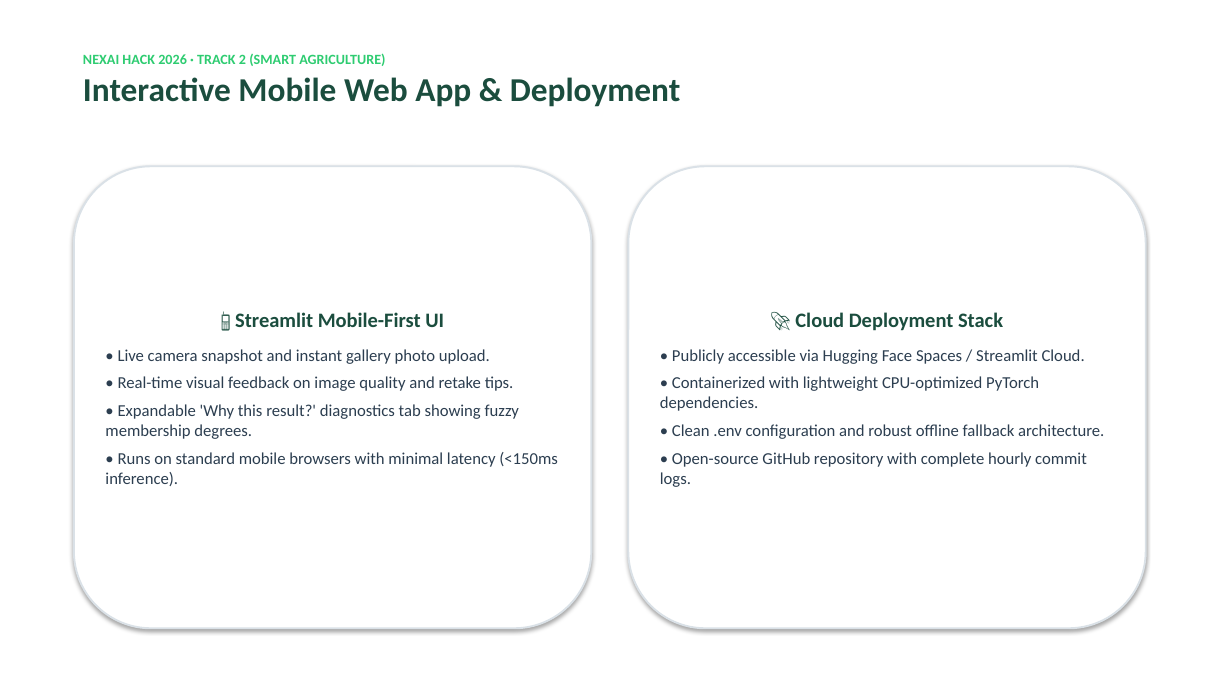
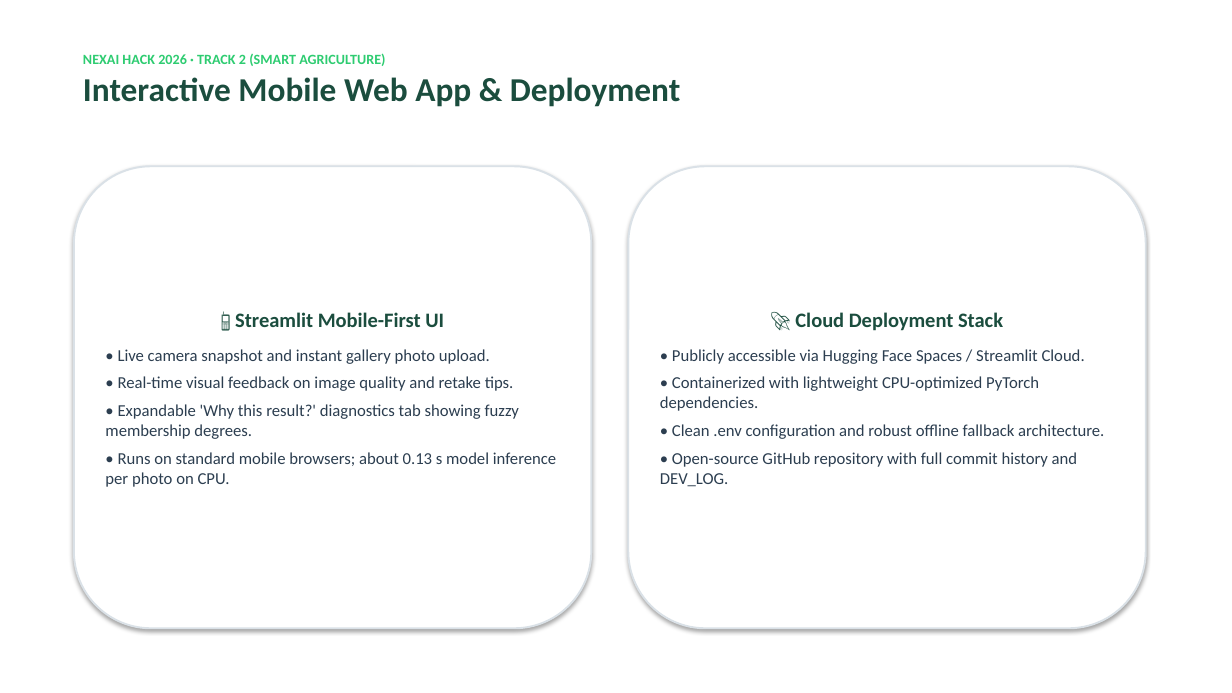
Before and after one commit to rohithkrishnaak/PlantDoc, a slide deck: slide 7 of PlantDoc_Pitch_Deck.pptx (slide 6 before the commit). Drawn at 1232x693 pixels with LibreOffice and Linux fonts; fonts in the diff are those of the drawing. Boxes give left, top, right and bottom in pixels: in the first picture for what was removed or moved away, otherwise in the second. Text is boxed around its words. In the diff, an @@ line names an element or a change of style, - is before the commit and + after.

```diff
--- a/PlantDoc_Pitch_Deck.pptx
+++ b/PlantDoc_Pitch_Deck.pptx
@@ text in rounded rectangle at <box>105,452,556,487</box>: text changed @@
-• Runs on standard mobile browsers with minimal latency (<150ms inference).
+• Runs on standard mobile browsers; about 0.13 s model inference per photo on CPU.
@@ text in rounded rectangle at <box>660,452,1078,487</box>: text changed @@
-• Open-source GitHub repository with complete hourly commit logs.
+• Open-source GitHub repository with full commit history and DEV_LOG.
```
Also in this commit, not shown: 2 other slides changed, 1 slide added, 6 other files.
